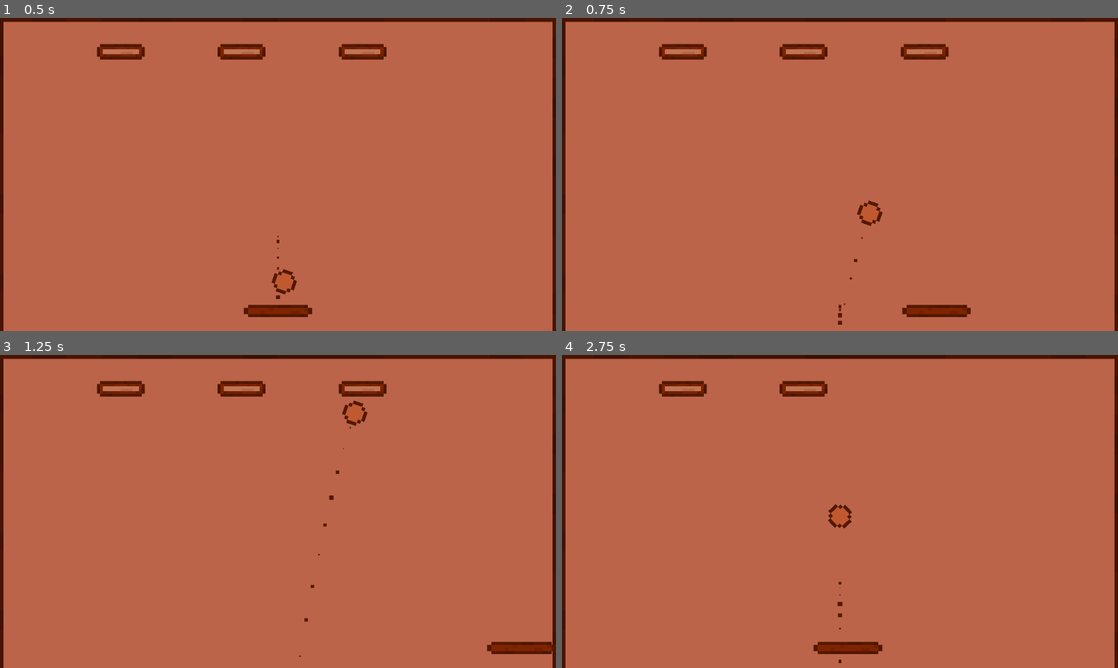
Above: before the commit, frames 1-4 (two rows, left to right).
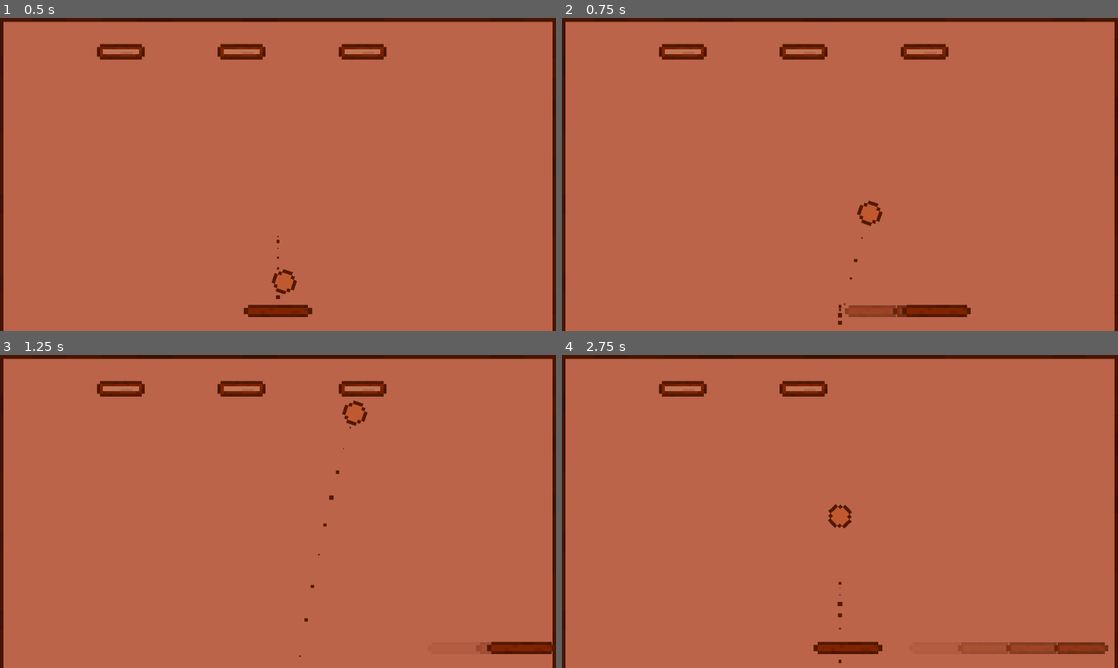
Above: after the commit, the same moments.

Repository: Let-s-Godot-Now/Breakout
Game: Godot game, scene res://tscn/main.tscn
Two runs of this game, one before a commit and one after it. Both use one fixed random seed, a clock stepped at 60 frames per second and the inputs below.
Inputs:
- Up to frame 1 (0.5 s): no input
- Up to frame 2 (0.75 s): hold Right (move_right) from 0.53 s (still down); hold Shift (faster_shift) from 0.53 s (still down)
- Up to frame 3 (1.25 s): keep holding Right (move_right); keep holding Shift (faster_shift)
- Up to frame 4 (2.75 s): release Right (move_right) at 1.28 s; release Shift (faster_shift) at 1.28 s; hold Left (move_left) 1.28-2.03 s; tap Shift (faster_shift) at 1.35 s; hold Right (move_right) from 2.03 s (still down); hold Shift (faster_shift) from 2.03 s (still down)

Frame 1 is identical in both runs. In frame 2, 0.4% of the frame differs, in the area x 50-62%, y 91-96%; in frame 3, less than 0.1%; in frame 4, 0.8%, in the area x 71-99%, y 91-96%.

Commit message:
新增拖影效果

Diff:
--- /dev/null
+++ b/scripts/ghost_hide.gd
@@ -0,0 +1,9 @@
+extends Node
+
+
+func _on_timer_timeout():
+	if $Sprite2D.modulate.a > 0:
+		$Sprite2D.modulate.a -= 0.1
+	else:
+		$Sprite2D.modulate.a = 0
+		queue_free()
--- a/scripts/paddle.gd
+++ b/scripts/paddle.gd
@@ -1,6 +1,7 @@
 extends Node2D
 
 @onready var plane = $Plane
+@onready var paddle = preload("res://tscn/ghost_paddle.tscn")
 
 @export var speed = 500
 var rem_speed_velocity: float
@@ -41,3 +42,11 @@
 	else:
 		rem_speed_velocity = 0
 	position.x = clamp(position.x, plane_size.x / 2, screen_size.x - plane_size.x / 2)
+
+func ghost_gen():
+	if Input.is_action_pressed("faster_shift"):
+		var paddle_tscn = paddle.instantiate()
+		paddle_tscn.position = position
+		paddle_tscn.get_node("Sprite2D").modulate.a = 0.7
+		get_parent().add_child(paddle_tscn)
+		print(1)
--- /dev/null
+++ b/tscn/ghost_paddle.tscn
@@ -0,0 +1,24 @@
+[gd_scene load_steps=4 format=3 uid="uid://2ur5lhb210c7"]
+
+[ext_resource type="Texture2D" uid="uid://bk0kvjfubjr6u" path="res://assests/paddle.png" id="1_20hph"]
+[ext_resource type="Script" path="res://scripts/ghost_hide.gd" id="1_vq2xa"]
+
+[sub_resource type="CanvasItemMaterial" id="CanvasItemMaterial_4sbll"]
+
+[node name="Paddle" type="Node2D"]
+position = Vector2(576, 600)
+scale = Vector2(161, 14)
+script = ExtResource("1_vq2xa")
+
+[node name="Sprite2D" type="Sprite2D" parent="."]
+texture_filter = 1
+material = SubResource("CanvasItemMaterial_4sbll")
+position = Vector2(0, 0.499996)
+scale = Vector2(0.043618, 0.429949)
+texture = ExtResource("1_20hph")
+
+[node name="Timer" type="Timer" parent="."]
+wait_time = 0.05
+autostart = true
+
+[connection signal="timeout" from="Timer" to="." method="_on_timer_timeout"]
--- a/tscn/paddle.tscn
+++ b/tscn/paddle.tscn
@@ -9,6 +9,7 @@
 size = Vector2(0.993789, 1.14285)
 
 [node name="Paddle" type="Node2D"]
+z_index = 1
 position = Vector2(576, 600)
 scale = Vector2(161, 14)
 script = ExtResource("1_knicu")
@@ -29,3 +30,9 @@
 position = Vector2(0, 0.64286)
 scale = Vector2(0.0625, 0.616071)
 texture = ExtResource("2_7j6rf")
+
+[node name="Timer" type="Timer" parent="."]
+wait_time = 0.1
+autostart = true
+
+[connection signal="timeout" from="Timer" to="." method="ghost_gen"]
Not shown: 1 places in tscn/ball.tscn that only renumber resources
Not shown: 1 places in tscn/brick.tscn that only renumber resources
Not shown: 1 places in tscn/paddle.tscn that only renumber resources
Not shown: 1 places in tscn/walls.tscn that only renumber resources
